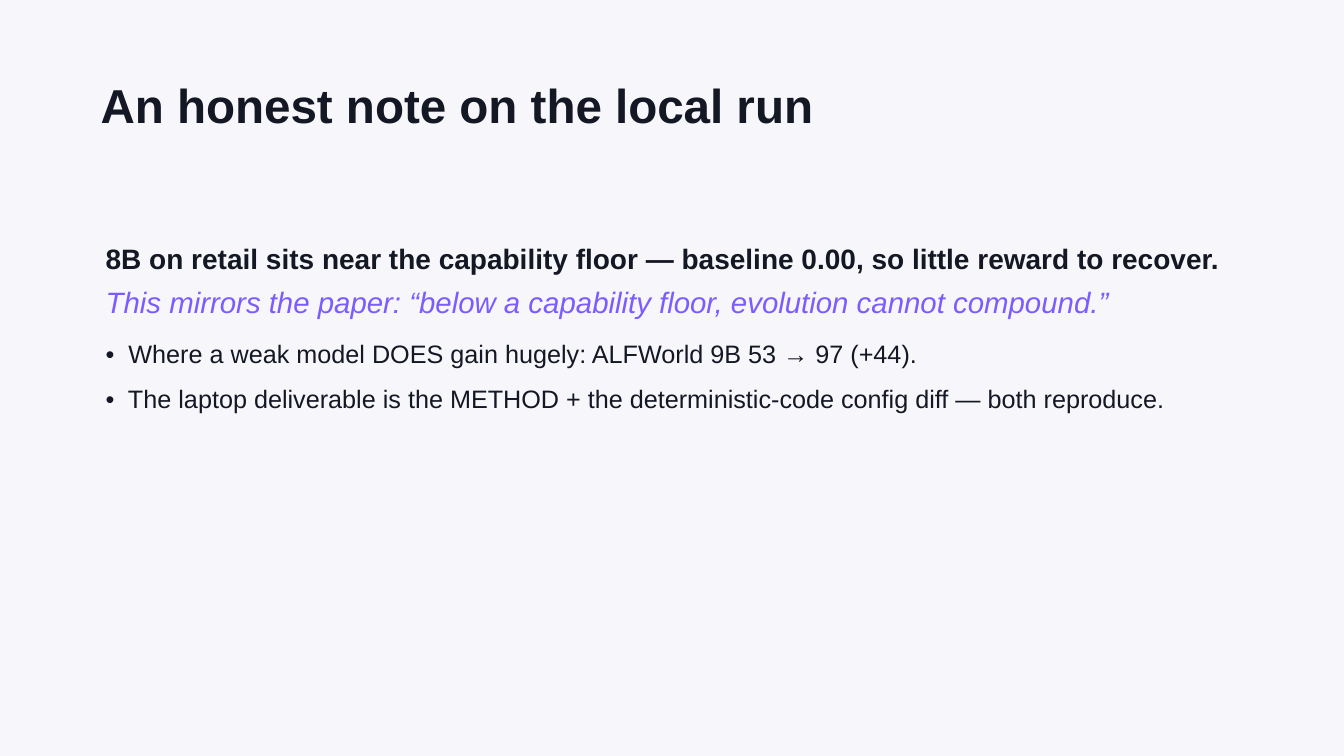
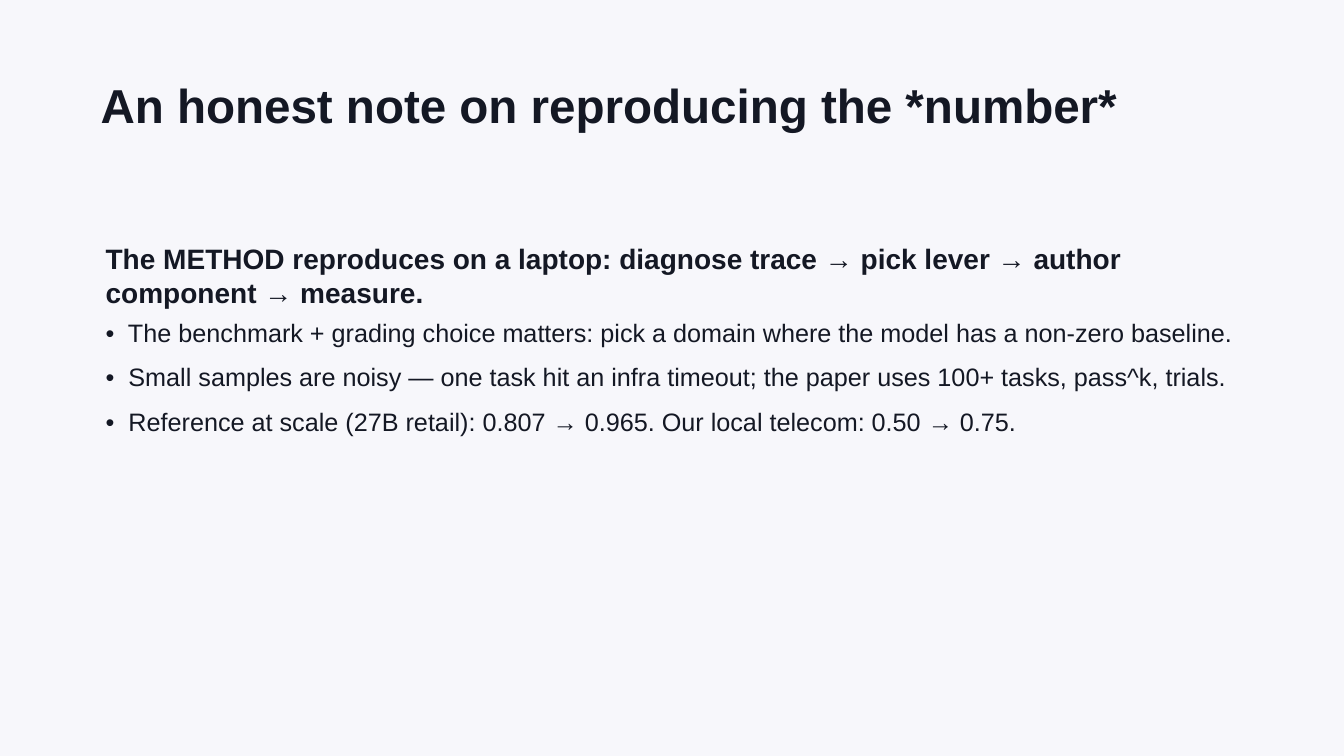
Before and after one commit to epuerta9/HarnessX, a slide deck: slide 15 of workshop/harness-evolution-workshop.pptx. Drawn at 1344x756 pixels with LibreOffice and Linux fonts; fonts in the diff are those of the drawing. Boxes give left, top, right and bottom in pixels: in the first picture for what was removed or moved away, otherwise in the second. Text is boxed around its words. In the diff, an @@ line names an element or a change of style, - is before the commit and + after.

```diff
--- a/workshop/harness-evolution-workshop.pptx
+++ b/workshop/harness-evolution-workshop.pptx
@@ text at [101,88,1116,132]: text changed @@
-An honest note on the local run
+An honest note on reproducing the *number*
@@ text at [106,248,1232,436]: text changed @@
-8B on retail sits near the capability floor — baseline 0.00, so little reward to recover.
-This mirrors the paper: “below a capability floor, evolution cannot compound.”
-• Where a weak model DOES gain hugely: ALFWorld 9B 53 → 97 (+44).
-• The laptop deliverable is the METHOD + the deterministic-code config diff — both reproduce.
+The METHOD reproduces on a laptop: diagnose trace → pick lever → author component → measure.
+• The benchmark + grading choice matters: pick a domain where the model has a non-zero baseline.
+• Small samples are noisy — one task hit an infra timeout; the paper uses 100+ tasks, pass^k, trials.
+• Reference at scale (27B retail): 0.807 → 0.965. Our local telecom: 0.50 → 0.75.
```
Also in this commit, not shown: 1 other slide changed, 1 slide added, 1 slide removed, 1 other file.
